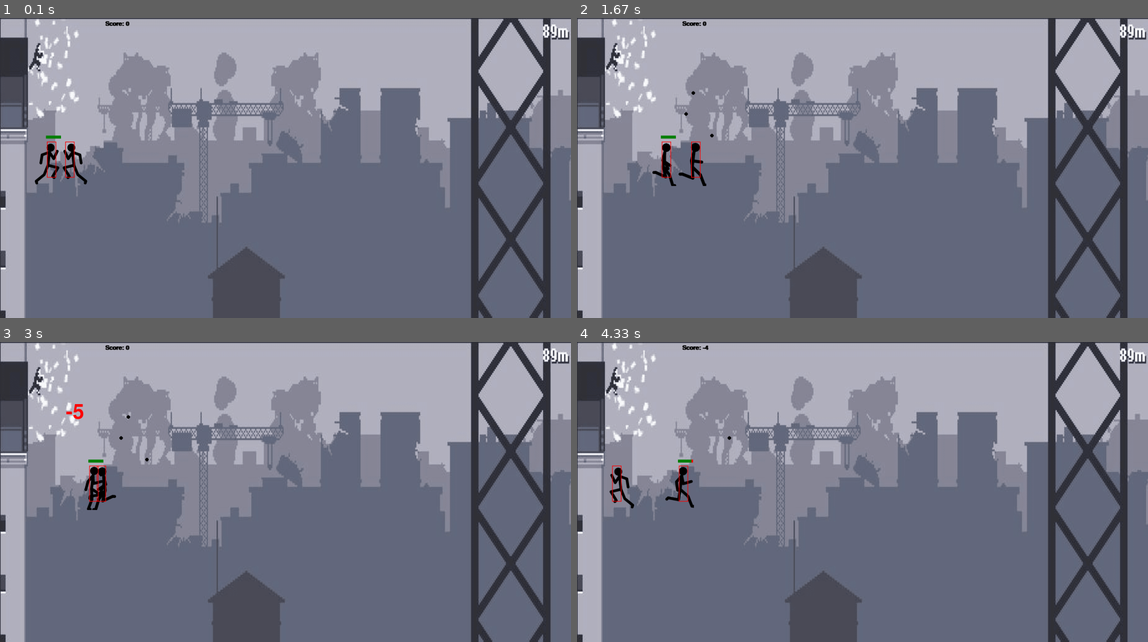
Above: before the commit, frames 1-4 (two rows, left to right).
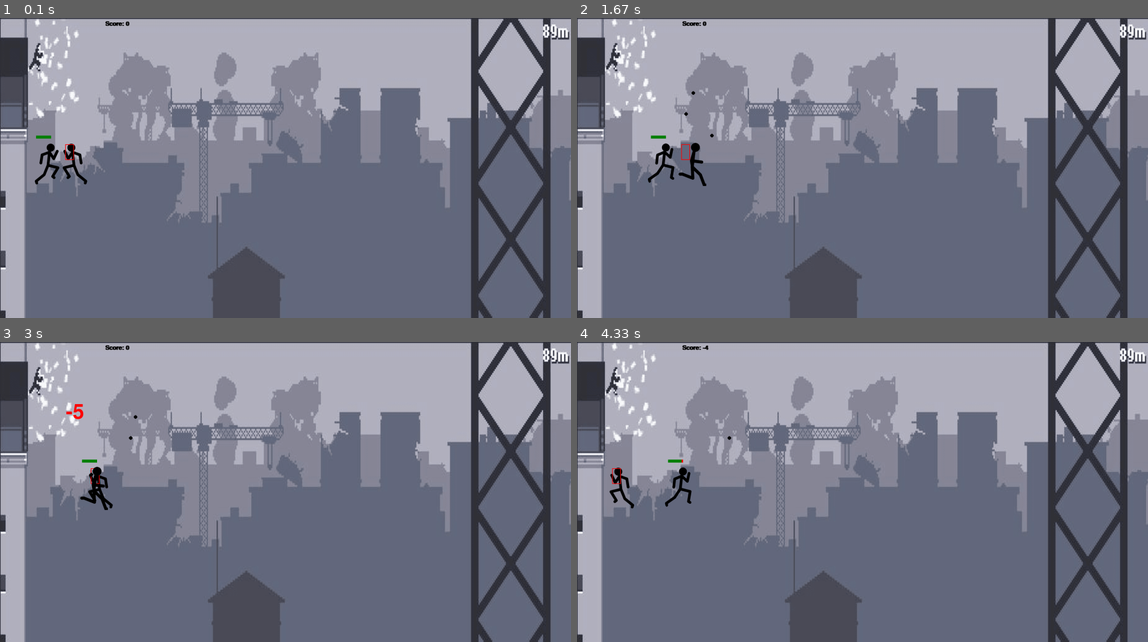
Above: after the commit, the same moments.

Repository: joanjuz/Proyecto2Datos1
Game: pygame game, started from Pygame/main.py
Same seed, same stepped clock (60 frames per second), same inputs: the game is played once before the commit and once after it.
Inputs:
- Up to frame 1 (0.1 s): no input
- Up to frame 2 (1.67 s): hold Right 0.33-0.8 s; hold Up 0.83-1.13 s; tap Space at 0.9, 1.23, 1.53 s; hold Right 1.17-1.63 s
- Up to frame 3 (3 s): hold Left 1.67-2.2 s; tap Space at 1.73, 2.03 s
- Up to frame 4 (4.33 s): no input

The runs differ from the first frame. In frame 1, 0.2% of the frame differs, in the area x 6-14%, y 39-54%; in frame 2, 0.4%; in frame 3, 0.5%, in the area x 14-27%, y 24-57%; in frame 4, 0.4%.

Commit message:
Basic Server

Diff:
--- a/Pygame/main.py
+++ b/Pygame/main.py
@@ -42,29 +42,23 @@
         self.hitbox = (self.x + 17, self.y + 11, 29, 52)
 
     def draw(self, win):
-        if self.walkCount + 1 >= 27:
+        if self.walkCount + 1 >= 20:
             self.walkCount = 0
 
         if not (self.standing):
             if self.left:
                 win.blit(walkLeft[self.walkCount // 3], (self.x, self.y))
                 self.walkCount += 1
-                self.hitbox = (self.x + 17, self.y + 2, 31, 120)
-                pygame.draw.rect(win, (255, 0, 0), self.hitbox, 2)
             elif self.right:
                 win.blit(walkRight[self.walkCount // 3], (self.x, self.y))
                 self.walkCount += 1
-                self.hitbox = (self.x + 50, self.y + 2, 31, 120)
-                pygame.draw.rect(win, (255, 0, 0), self.hitbox, 2)
         else:
             if self.right:
                 win.blit(walkRight[0], (self.x, self.y))
-                self.hitbox = (self.x + 50, self.y + 2, 31, 120)
-                pygame.draw.rect(win, (255, 0, 0), self.hitbox, 2)
             else:
                 win.blit(walkLeft[0], (self.x, self.y))
-                self.hitbox = (self.x + 17, self.y + 2, 31, 120)
-                pygame.draw.rect(win, (255, 0, 0), self.hitbox, 2)
+        self.hitbox = (self.x + 17, self.y + 11, 29, 52)
+        pygame.draw.rect(win, (255,0,0), self.hitbox,2)
 
     def hit(self):
         self.isJump = False
@@ -135,27 +129,20 @@
     def draw(self, win):
         self.move()
         if self.visible:
-            if self.walkCount + 1 >= 27:
+            if self.walkCount + 1 >= 20:
                 self.walkCount = 0
 
             if self.vel > 0:
                 win.blit(self.walkRight[self.walkCount // 3], (self.x, self.y))
                 self.walkCount += 1
-                pygame.draw.rect(win, (255, 0, 0), (self.hitbox[0], self.hitbox[1] - 20, 50, 10))
-                pygame.draw.rect(win, (0, 128, 0),
-                                 (self.hitbox[0], self.hitbox[1] - 20, 50 - (5 * (10 - self.health)), 10))
-                self.hitbox = (self.x + 50, self.y + 2, 31, 120)
-                pygame.draw.rect(win, (255, 0, 0), self.hitbox, 2)
             else:
                 win.blit(self.walkLeft[self.walkCount // 3], (self.x, self.y))
                 self.walkCount += 1
-                pygame.draw.rect(win, (255, 0, 0), (self.hitbox[0], self.hitbox[1] - 20, 50, 10))
-                pygame.draw.rect(win, (0, 128, 0),
-                                 (self.hitbox[0], self.hitbox[1] - 20, 50 - (5 * (10 - self.health)), 10))
-                self.hitbox = (self.x + 17, self.y + 2, 31, 120)
-                pygame.draw.rect(win, (255, 0, 0), self.hitbox, 2)
-
-
+
+            pygame.draw.rect(win, (255, 0, 0), (self.hitbox[0], self.hitbox[1] - 20, 50, 10))
+            pygame.draw.rect(win, (0, 128, 0), (self.hitbox[0], self.hitbox[1] - 20, 50 - (5 * (10 - self.health)), 10))
+            self.hitbox = (self.x + 17, self.y + 2, 31, 57)
+            # pygame.draw.rect(win, (255,0,0), self.hitbox,2)
 
     def move(self):
         if self.vel > 0:
@@ -251,7 +238,7 @@
         man.left = True
         man.right = False
         man.standing = False
-    elif keys[pygame.K_RIGHT] and man.x < 1550 - man.width - man.vel:
+    elif keys[pygame.K_RIGHT] and man.x < 1900 - man.width - man.vel:
         man.x += man.vel
         man.right = True
         man.left = False
--- /dev/null
+++ b/Pygame/proyecto2.py
@@ -0,0 +1,230 @@
+import pygame
+
+
+# Colors
+BLACK = (0, 0, 0)
+RED = (255, 0, 0)
+DARK_RED = (200, 0, 0)
+BLUE = (0, 0, 255)
+DARK_BLUE = (0, 0, 200)
+WHITE = (255, 255, 255)
+GREY = (160, 160, 160)
+GREEN = (0, 255, 0)
+YELLOW = (255, 255, 0)
+WIDTH = 1000
+HEIGHT = 700
+
+#functions of instructions
+
+#functions of instructions
+def Instructions():
+    screen = pygame.display.set_mode((WIDTH, HEIGHT))
+    Back_Ground_IMG = pygame.image.load("fondo3.png")
+
+    running = False
+    while not running:
+        for event in pygame.event.get():
+            if event.type == pygame.QUIT:
+                pygame.quit()
+                running = True
+        screen.blit(Back_Ground_IMG, (0, 0))
+        mouse = pygame.mouse.get_pos()
+        click = pygame.mouse.get_pressed()
+
+        if 400+200 > mouse[0] > 400 and 600+50 > mouse[1] > 600:
+            pygame.draw.rect(screen, GREY, (400, 600, 200, 50))
+            if click[0] == 1:
+                running = True
+                main_menu()
+        else:
+            Back_button = pygame.draw.rect(screen, WHITE, (400, 600, 200, 50))
+
+
+
+        #General_Info = Instructions.render("General information:", True, WHITE)
+        #screen.blit(General_Info, (25, 150))
+        #General_Info1 = Instructions.render("-Coins will appear randomly in the screen, click them to add the amount to your reserve.", True, WHITE)
+        #screen.blit(General_Info1, (25, 175))
+        #General_Info2 = Instructions.render("-At the right side of the screen you will see your username, the amount of money and game time.", True, WHITE)
+        #screen.blit(General_Info2, (25, 200))
+        #General_Info3 = Instructions.render("-To add Rooks click on one of them to select it and then click in one of the squares to place it.", True, WHITE)
+        #screen.blit(General_Info3, (25, 225))
+        #General_Info4 = Instructions.render("-There are 4 types of Rooks you can chose from: sand, rock, fire and water.", True, WHITE)
+        #screen.blit(General_Info4, (25, 250))
+        #General_Info5 = Instructions.render("-There are 4 Avatars: Archer, Shield, Lumberjack, Cannibal. They will spawn at the buttom.", True, WHITE)
+        #screen.blit(General_Info5, (25, 275))
+        #General_Info6 = Instructions.render("-This game has three levels, each level is 30% more difficult.", True, WHITE)
+        #screen.blit(General_Info6, (25, 300))
+        #General_Info7 = Instructions.render("-If you win the game, your name and time will be saved in a document.", True, WHITE)
+        #screen.blit(General_Info7, (25, 325))
+        #General_Info8 = Instructions.render("-Your name will be placed in the score board if you make it in the top 10.", True, WHITE)
+        #screen.blit(General_Info8, (25, 350))
+
+        BackFont = pygame.font.Font("freesansbold.ttf", 55)
+        Back = BackFont.render("Back", True, BLACK)
+        screen.blit(Back, (435, 600))
+        pygame.display.update()
+
+#functions of credits
+def Credits():
+    screen = pygame.display.set_mode((WIDTH, HEIGHT))
+    Back_Ground_IMG = pygame.image.load("fondo4.png")
+    running = False
+    while not running:
+        for event in pygame.event.get():
+            if event.type == pygame.QUIT:
+                pygame.quit()
+                running = True
+        screen.blit(Back_Ground_IMG,(0, 0))
+        mouse = pygame.mouse.get_pos()
+        click = pygame.mouse.get_pressed()
+
+        if 400+200 > mouse[0] > 400 and 600+50 > mouse[1] > 600:
+            pygame.draw.rect(screen, GREY, (400, 600, 200, 50))
+            if click[0] == 1:
+                running = True
+                main_menu()
+        else:
+            Back_button = pygame.draw.rect(screen, WHITE, (400, 600, 200, 50))
+        titleFont =pygame.font.Font("freesansbold.ttf", 55)
+        Back = titleFont.render("Back", True, BLACK)
+        screen.blit(Back, (435, 600))
+        Title = titleFont.render("Credits", True, WHITE)
+        screen.blit(Title, (400, 50))
+        Creators_Names = titleFont.render("1. Felipe Vargas...", True, WHITE)
+        screen.blit(Creators_Names, (50, 150))
+        Version = titleFont.render("2. Version 1.0", True, WHITE)
+        screen.blit(Version, (50, 250))
+        Country= titleFont.render("3. Costa Rica", True, WHITE)
+        screen.blit(Country, (50, 350))
+        University= titleFont.render("4. Tecnologico de Costa Rica", True, WHITE)
+        screen.blit(University, (50, 450))
+        pygame.display.update()
+
+#functions of score board
+def Score_Board():
+    screen = pygame.display.set_mode((WIDTH, HEIGHT))
+    Back_Ground_IMG = pygame.image.load("fondo4.png")
+    running = False
+    while not running:
+        for event in pygame.event.get():
+            if event.type == pygame.QUIT:
+                pygame.quit()
+                running = True
+        screen.blit(Back_Ground_IMG,(0, 0))
+        mouse = pygame.mouse.get_pos()
+        click = pygame.mouse.get_pressed()
+
+        if 400+200 > mouse[0] > 400 and 600+50 > mouse[1] > 600:
+            pygame.draw.rect(screen, GREY, (400, 600, 200, 50))
+            if click[0] == 1:
+                running = True
+                main_menu()
+        else:
+            Back_button = pygame.draw.rect(screen, WHITE, (400, 600, 200, 50))
+        titleFont =pygame.font.Font("freesansbold.ttf", 55)
+        Back = titleFont.render("Back", True, BLACK)
+        screen.blit(Back, (435, 600))
+        Title = titleFont.render("profesor: ELMAMADo", True, WHITE)
+        screen.blit(Title, (400, 50))
+        Creators_Names = titleFont.render("1. ", True, WHITE)
+        screen.blit(Creators_Names, (50, 150))
+        Version = titleFont.render("0", True, WHITE)
+        screen.blit(Version, (50, 250))
+        Country= titleFont.render("3", True, WHITE)
+        screen.blit(Country, (50, 350))
+        University= titleFont.render("4", True, WHITE)
+        screen.blit(University, (50, 450))
+        pygame.display.update()
+
+#functions of main menu
+def main_menu():
+        pygame.init()
+        screen = pygame.display.set_mode((WIDTH, HEIGHT))
+        pygame.display.set_caption("Battle Stickman V2.0")
+        Fondo_Pantalla = pygame.image.load("fondo4.png")
+        Entry = pygame.Rect(400, 130, 200, 50)
+        User_Name = " "
+        Active = False
+        running = True
+        while running: #iteration for space of the button
+            for event in pygame.event.get():
+                if event.type == pygame.QUIT:
+                    running = False
+                    pygame.quit()
+                if event.type == pygame.MOUSEBUTTONDOWN:
+                    if Entry.collidepoint(event.pos):
+                        Active = True
+                if event.type == pygame.KEYDOWN:
+                    if Active == True:
+                        if event.key == pygame.K_BACKSPACE:
+                            User_Name = User_Name[:-1]
+                        else:
+                            User_Name += event.unicode
+
+            screen.blit(Fondo_Pantalla, (0,0))
+            mouse = pygame.mouse.get_pos()
+            click = pygame.mouse.get_pressed()
+            if Active:
+                color = GREY
+            # BR = button rectangle
+            if 400+200 > mouse[0] > 400 and 200+50 > mouse[1] > 200 :
+                pygame.draw.rect(screen, GREY, (400, 200, 200, 50))
+                if click[0] == 1 and User_Name != " ":
+                    Play_Game(User_Name)
+
+            else:
+                BR1 = pygame.draw.rect(screen, WHITE, (400, 200, 200, 50))
+            if 400+200 > mouse[0] > 400 and 300+50 > mouse[1] > 300:
+                pygame.draw.rect(screen, GREY, (400, 300, 200, 50))
+                if click[0] == 1:
+                    running = False
+                    #instrucctions()
+            else:
+                BR2 = pygame.draw.rect(screen, WHITE, (400, 300, 200, 50))
+            if 400+200 > mouse[0] > 400 and 400+50 > mouse[1] > 400:
+                pygame.draw.rect(screen, GREY, (400, 400, 200, 50))
+                if click[0] == 1:
+                    Instructions()
+            else:
+                BR3 = pygame.draw.rect(screen, WHITE, (400, 400, 200, 50))
+            if 400+200 > mouse[0] > 400 and 500+50 > mouse[1] > 500:
+                pygame.draw.rect(screen, GREY, (400, 500, 200, 50))
+                if click[0] == 1:
+                    Credits()
+            else:
+                BR4 = pygame.draw.rect(screen, WHITE, (400, 500, 200, 50))
+            if 400+200 > mouse[0] > 400 and 600+50 > mouse[1] > 600:
+                pygame.draw.rect(screen, GREY, (400, 600, 200, 50))
+                if click[0] == 1:
+                    Score_Board()
+            else:
+                BR5 = pygame.draw.rect(screen, WHITE, (400, 600, 200, 50))
+
+
+            titleFont =pygame.font.Font("freesansbold.ttf", 60)
+            gameTitle = titleFont.render("Battle Stickman V2.0", True, BLACK)
+            screen.blit(gameTitle, (150, 50))
+            textFont = pygame.font.Font("freesansbold.ttf", 30)#font
+            text1 = textFont.render("New Game", True, BLACK)#new game text
+            screen.blit(text1, (410, 210))
+            text2 = textFont.render("Integrantes", True, BLACK)#load text
+            screen.blit(text2, (410, 310))
+            text3 = textFont.render("Instructions", True, BLACK)#Instructions text
+            screen.blit(text3, (410, 410))
+            text4 = textFont.render("Credits", True, BLACK)#Credits text
+            screen.blit(text4, (440, 510))
+            text5 = textFont.render("Score Board", True, BLACK)# Score board text
+            screen.blit(text5, (410, 610))
+
+            User_Name_display = textFont.render(User_Name, True, BLACK)
+            Entry_Box = pygame.draw.rect(screen, WHITE, Entry, 2)
+            screen.blit(User_Name_display, (Entry_Box.x + 10, Entry_Box.y + 10))
+            Entry_Box.w = max(100, User_Name_display.get_width() + 10)
+
+            pygame.display.update()
+
+main_menu()
+quit()
+
+quit()
Binary file added: Pygame/Recursos/Frame1.png
Binary file added: Pygame/fondo1.png
Binary file added: Pygame/fondo2.png
Binary file added: Pygame/fondo3.png
Binary file added: Pygame/fondo4.png
Binary file added: fondo1.png
Binary file added: fondo2.png
Binary file added: fondo3.png
Binary file added: fondo4.png
Not shown, changed: Java/src/main/java/Main.java
Not shown, added: Pygame/Pygame.rar
